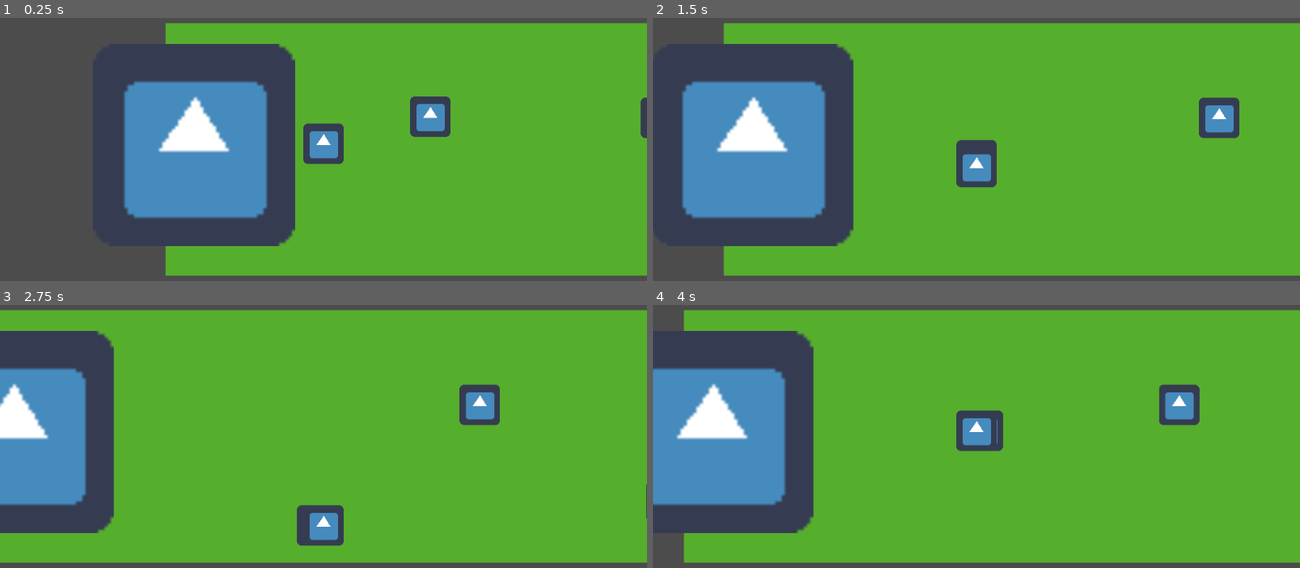
Above: before the commit, frames 1-4 (two rows, left to right).
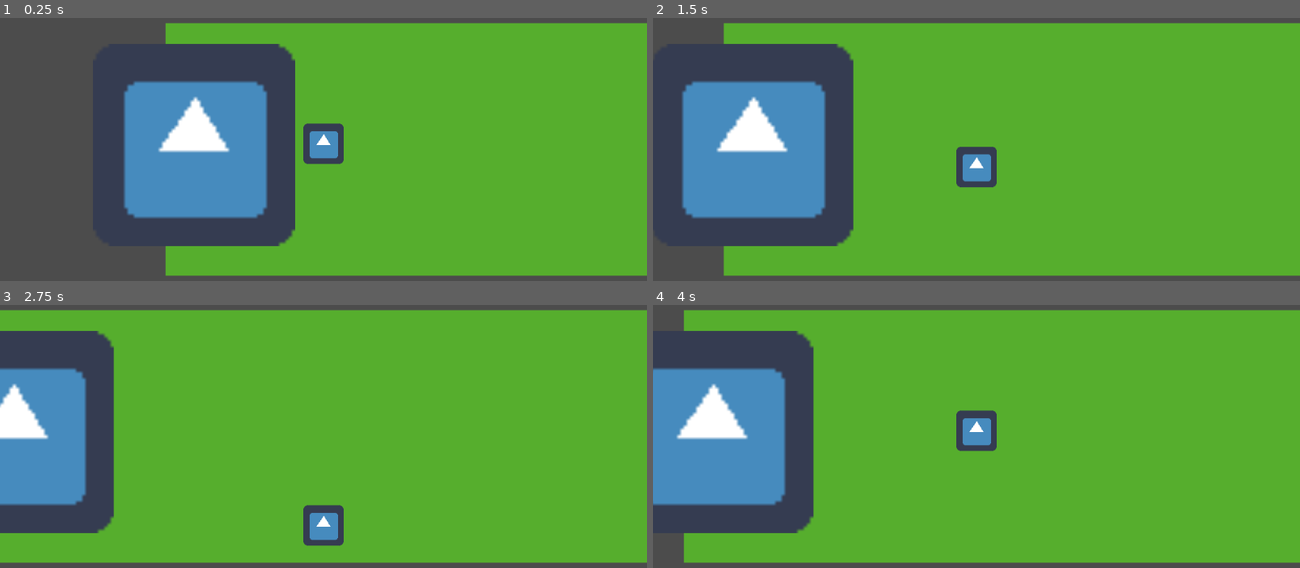
Above: after the commit, the same moments.

Repository: TremblingInferno/TokenWilderness
Game: Godot game, scene res://main.tscn
The game is run twice, just before and just after one commit, with the same random seed, the same clock (stepped at 60 frames per second) and the same inputs. The engine's default icon, where the game draws it, is replaced by a stand-in: a white triangle on a blue panel in a dark square.
Inputs:
- Up to frame 1 (0.25 s): no input
- Up to frame 2 (1.5 s): tap Enter at 0.5 s; hold D (right) 0.53-1.28 s; hold S (down) from 1.28 s (still down)
- Up to frame 3 (2.75 s): release S (down) at 2.03 s; hold D (right) from 2.03 s (still down)
- Up to frame 4 (4 s): release D (right) at 2.78 s; hold W (up) 2.78-3.53 s; hold A (left) from 3.53 s (still down)

The runs differ from the first frame. In frame 1, 1.1% of the frame differs, in the area x 63-100%, y 29-46%; in frame 2, 1.1%; in frame 3, 1.1%, in the area x 45-100%, y 30-92%; in frame 4, 1.1%.
Error after the commit: Parse Error: The identifier "Random" isn't declared in the current scope. (res://Items/item.gd:15)

Commit message:
objects spawn in

Diff:
--- /dev/null
+++ b/ItemSpawner.gd
@@ -0,0 +1,21 @@
+extends Node2D
+
+export(Array, PackedScene) var spawn_items
+
+func _ready():
+	connect("item_picked_up", GameEvents, "spawn_object")
+	spawn_objects()
+
+func spawn_objects():
+	for item in spawn_items:
+		item = item.instance()
+		for i in item.max_count:
+			spawn_object(item)
+
+func spawn_object(object):
+	var item = object.duplicate()
+	add_child(item)
+
+
+func _on_ItemSpawner_finished():
+	pass
--- a/Items/item.gd
+++ b/Items/item.gd
@@ -2,9 +2,18 @@
 class_name Item
 
 export var item_name:String
+export var spawn_width: int
+export(Curve) var spawn_frequency
+export(int) var max_count: int
+
 export(NodePath) onready var area2d = get_node(area2d) as Area2D
 export(Curve) var attractor_curve
 export(float) var pick_up_distance = 5
+
+func _ready():
+	randomize()
+	self.position.x = Random.randfn(0.25, .8) * spawn_width
+	self.position.y = randi() % int(OS.get_screen_size(-1).y)
 
 func _process(delta):
 	for area in area2d.get_overlapping_areas():
--- a/Items/item.tscn
+++ b/Items/item.tscn
@@ -1,7 +1,10 @@
-[gd_scene load_steps=5 format=2]
+[gd_scene load_steps=6 format=2]
 
 [ext_resource path="res://Items/item.gd" type="Script" id=1]
 [ext_resource path="res://icon.png" type="Texture" id=2]
+
+[sub_resource type="Curve" id=3]
+_data = [ Vector2( 0, 0 ), 0.0, 0.0, 0, 0, Vector2( 0.0442943, 0.365031 ), 6.12884, 6.12884, 0, 0, Vector2( 1, 1 ), 8.67004, 0.0, 0, 0 ]
 
 [sub_resource type="Curve" id=2]
 _data = [ Vector2( 0, 0.315951 ), 0.0, 0.186628, 0, 0, Vector2( 1, 1 ), 2.01969, 0.0, 0, 0 ]
@@ -12,6 +15,9 @@
 [node name="Item" type="Sprite"]
 texture = ExtResource( 2 )
 script = ExtResource( 1 )
+spawn_width = 2000
+spawn_frequency = SubResource( 3 )
+max_count = 30
 area2d = NodePath("Area2D")
 attractor_curve = SubResource( 2 )
 
--- a/main.tscn
+++ b/main.tscn
@@ -1,6 +1,7 @@
-[gd_scene load_steps=4 format=2]
+[gd_scene load_steps=5 format=2]
 
 [ext_resource path="res://icon.png" type="Texture" id=1]
+[ext_resource path="res://ItemSpawner.gd" type="Script" id=2]
 [ext_resource path="res://main.gd" type="Script" id=3]
 [ext_resource path="res://Items/stick.tscn" type="PackedScene" id=4]
 
@@ -22,21 +23,6 @@
 [node name="Spawn_point" type="Position2D" parent="Cave"]
 position = Vector2( 41, -0.400005 )
 
-[node name="ItemSpawner" type="Spawner2D" parent="."]
-modify_rotation = false
-modify_scale = false
-
-[node name="Stick" parent="." instance=ExtResource( 4 )]
-position = Vector2( 419, 246 )
-
-[node name="Stick2" parent="." instance=ExtResource( 4 )]
-position = Vector2( 784, 248 )
-
-[node name="Stick3" parent="." instance=ExtResource( 4 )]
-position = Vector2( 1080, 401 )
-
-[node name="Stick4" parent="." instance=ExtResource( 4 )]
-position = Vector2( 1158, 175 )
-
-[node name="Stick5" parent="." instance=ExtResource( 4 )]
-position = Vector2( 1539, 319 )
+[node name="ItemSpawner" type="Node2D" parent="."]
+script = ExtResource( 2 )
+spawn_items = [ ExtResource( 4 ) ]
